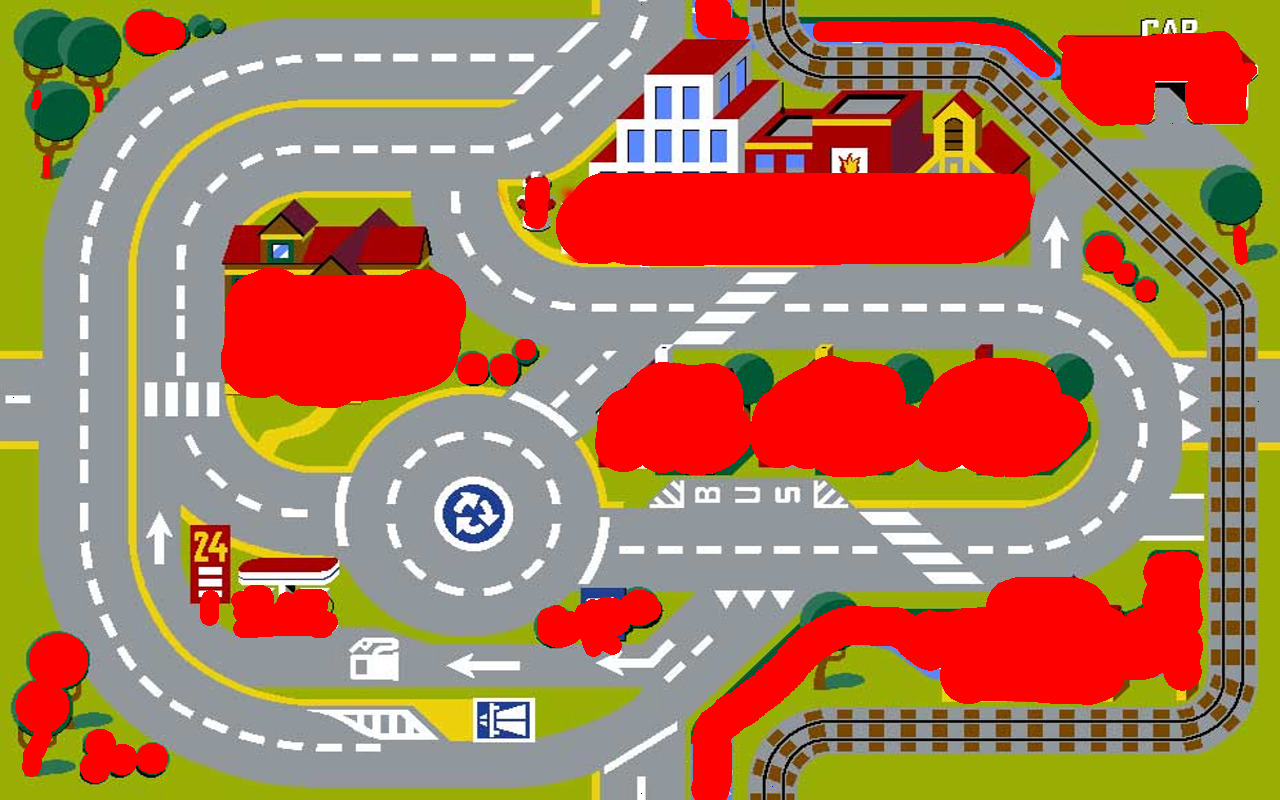
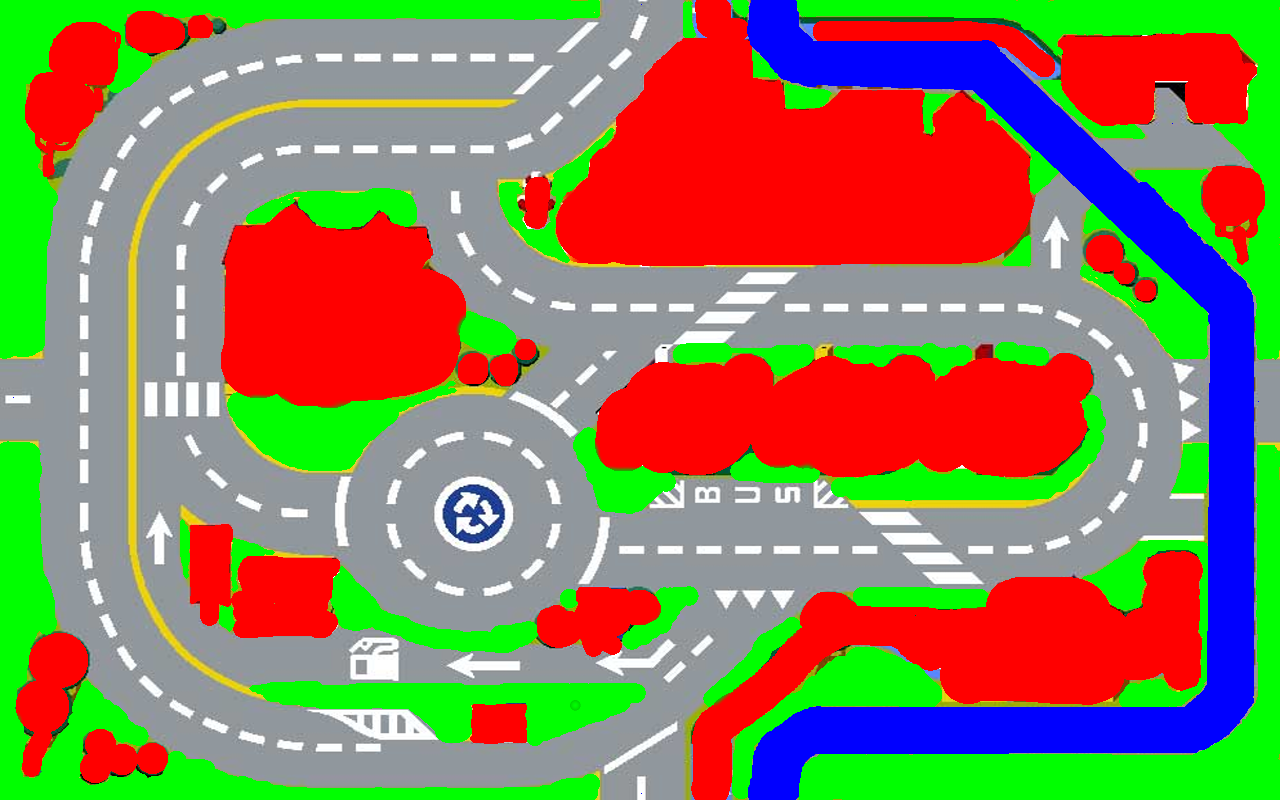
Before/after of a 1280 x 800 layered artwork. What changed in the layer stack:
painted on "collision" over [0, 0, 1280, 800]
painted on "tapis-circuit-modulable.jpg" over [62, 28, 714, 423]
